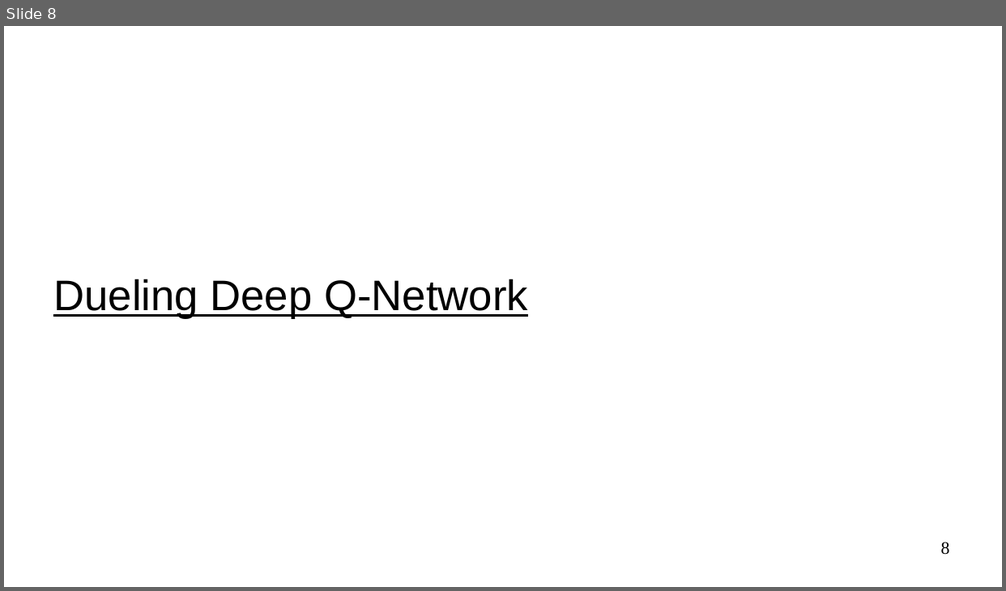
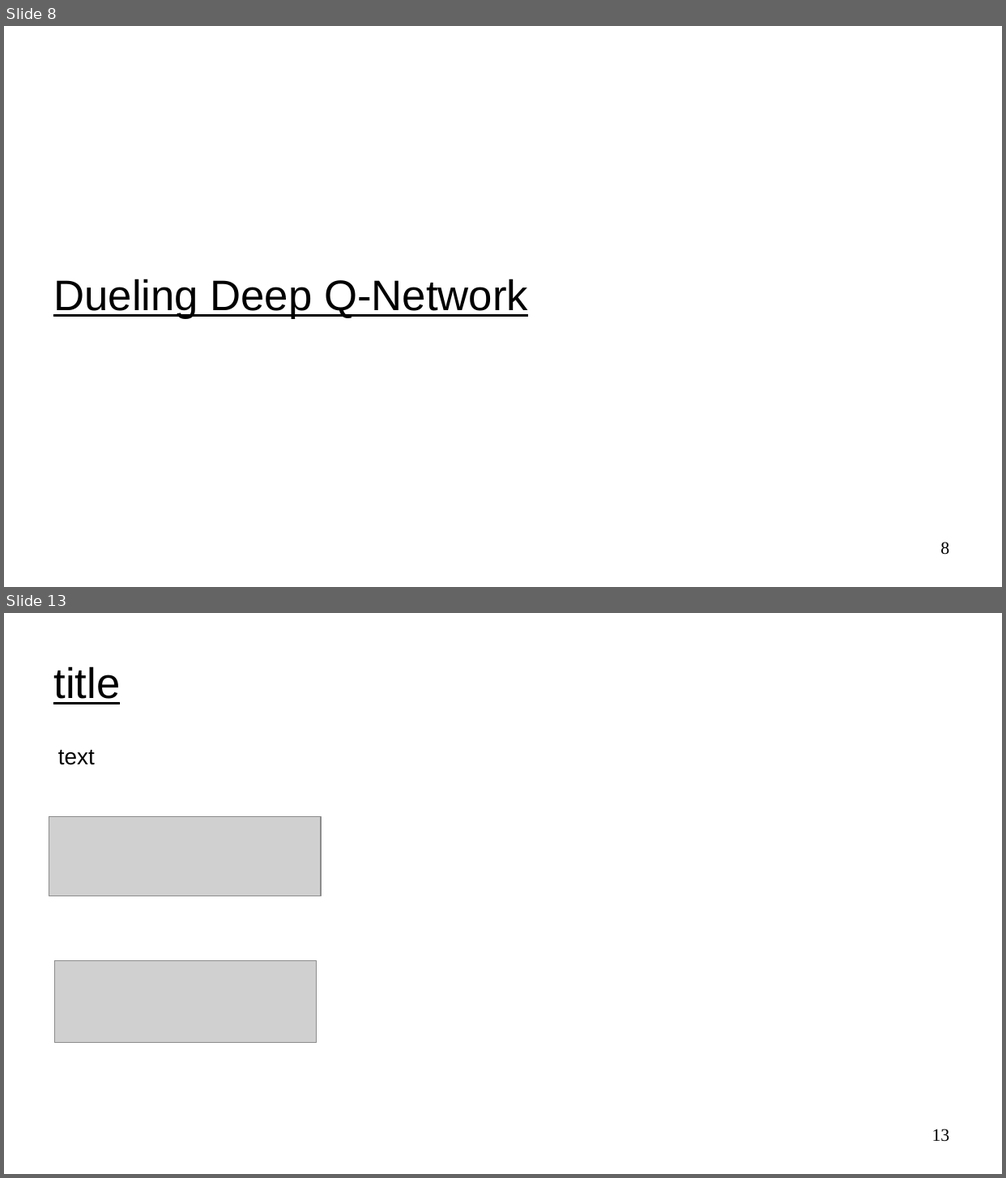
Before and after one commit to UVADS/reinforcement_learning, a slide deck: 06_deep_q_networks_extensions/dqn_extensions.ppt. Shown one above the other, each under a label of ours: slide 8 before the commit, slides 8 and 13 after it; the slides between them are not shown. The pictures are 1006x591 and 1006x1178 pixels, drawn with LibreOffice and Linux fonts; fonts in the diff are those of the drawing; grey boxes stand for pictures. Boxes give left, top, right and bottom in pixels: in the first picture for what was removed or moved away, otherwise in the second. Text is boxed around its words. In the diff, an @@ line names an element or a change of style, - is before the commit and + after.

```diff
--- a/06_deep_q_networks_extensions/dqn_extensions.ppt
+++ b/06_deep_q_networks_extensions/dqn_extensions.ppt
@@ slide 13 added at [4,613,1002,1174], background #FFFFFF @@
@@ title added at [53,666,120,705], 34 pt, text #000000, underline @@
+title
@@ text added at [58,750,95,765], 18 pt, text #000000 @@
+text
@@ picture added at [49,817,321,897] @@
@@ picture added at [55,961,317,1043] @@
@@ page number added at [932,1129,950,1142], 14 pt, text #000000 @@
+13
```
Also in this commit, not shown: 1 slide changed, 6 other slides added.
